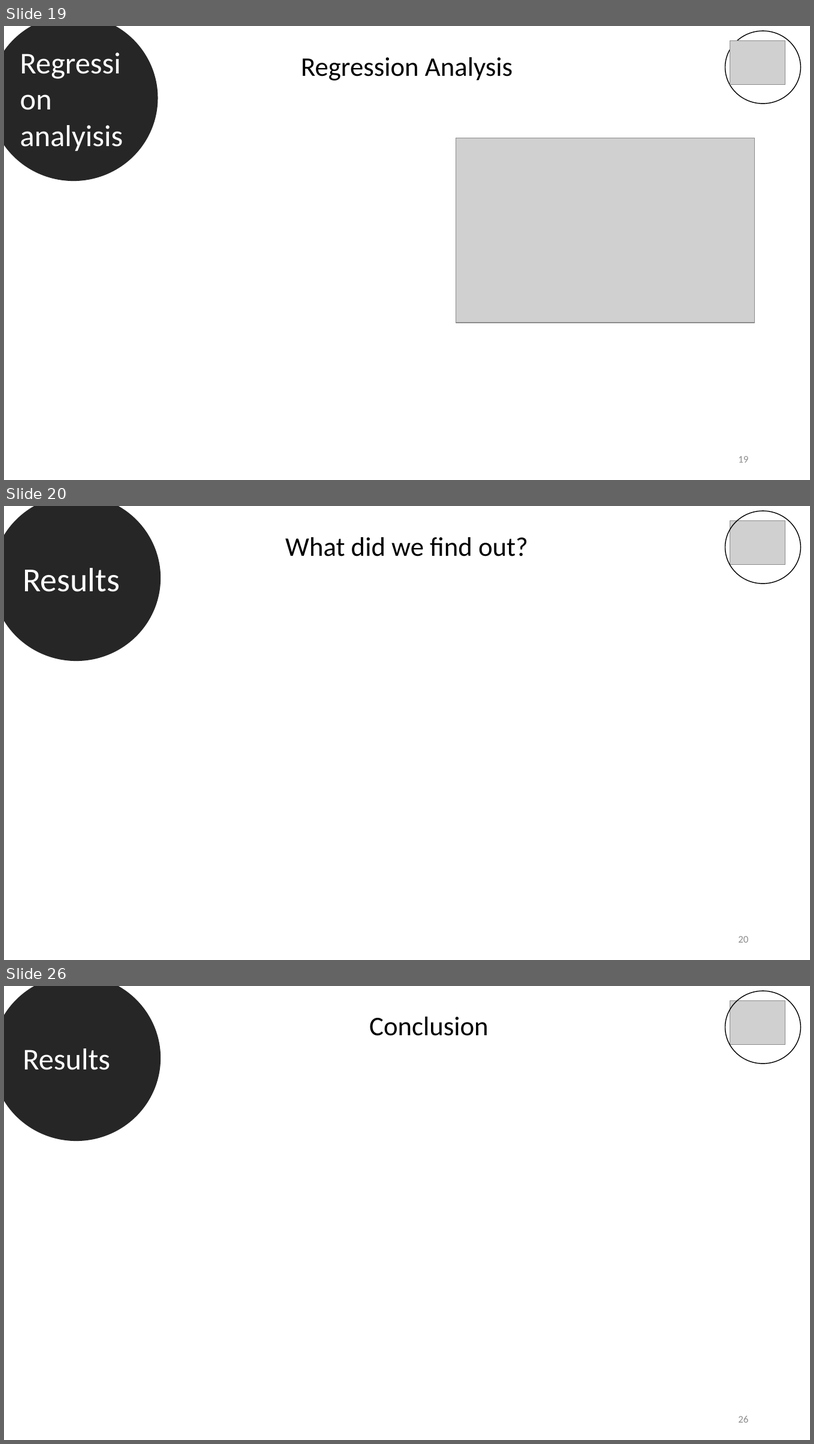
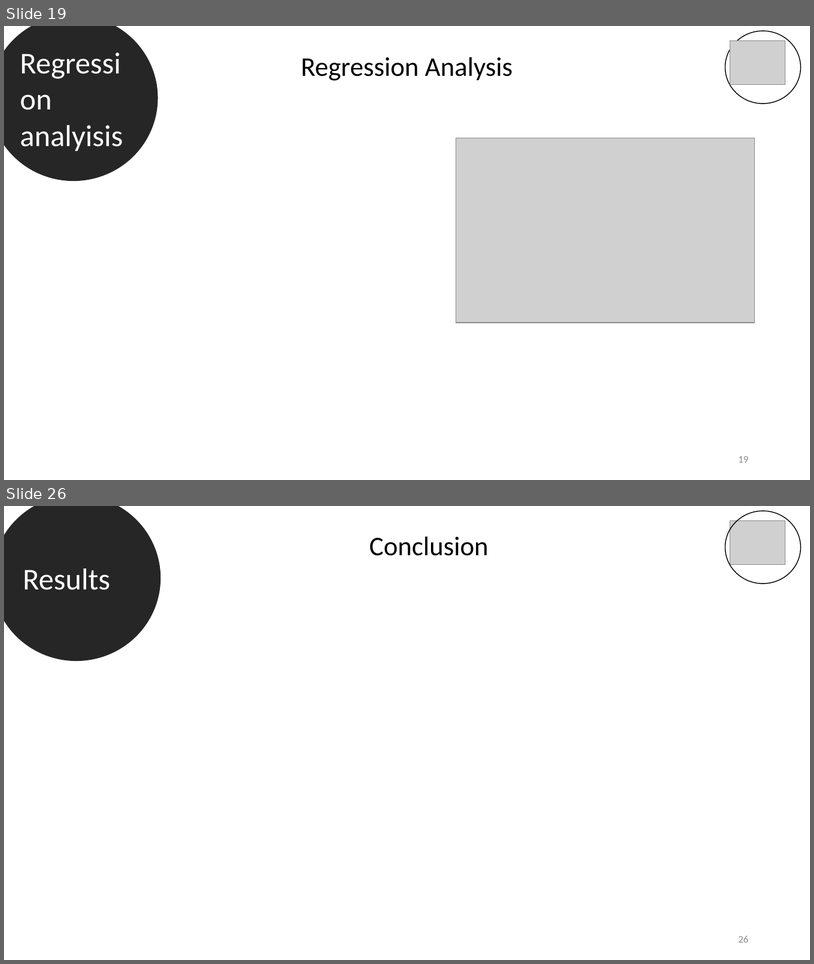
Before and after one commit to datascience-mobi-2022/2022-topic-03-team-05, a slide deck: Final presentation outline & temporary draft.pptx. Shown one above the other, each under a label of ours: slides 19, 20 and 26 before the commit, slides 19 and 26 after it; the slides between them are not shown. The pictures are 814x1444 and 814x964 pixels, drawn with LibreOffice and Linux fonts; fonts in the diff are those of the drawing; grey boxes stand for pictures. Boxes give left, top, right and bottom in pixels: in the first picture for what was removed or moved away, otherwise in the second. Text is boxed around its words. In the diff, an @@ line names an element or a change of style, - is before the commit and + after.

```diff
--- a/Final presentation outline & temporary draft.pptx
+++ b/Final presentation outline & temporary draft.pptx
@@ slide 20 removed at (4,506,810,960), background #FFFFFF @@
@@ ellipse removed at (4,506,161,660) @@
-Results
@@ ellipse removed at (726,511,801,583) @@
@@ picture removed at (731,520,786,565) @@
@@ text removed at (285,537,528,556) @@
-What did we find out?
@@ page number removed at (738,936,749,942) @@
-20
```
Also in this commit, not shown: 5 slides changed, 1 slide added.
